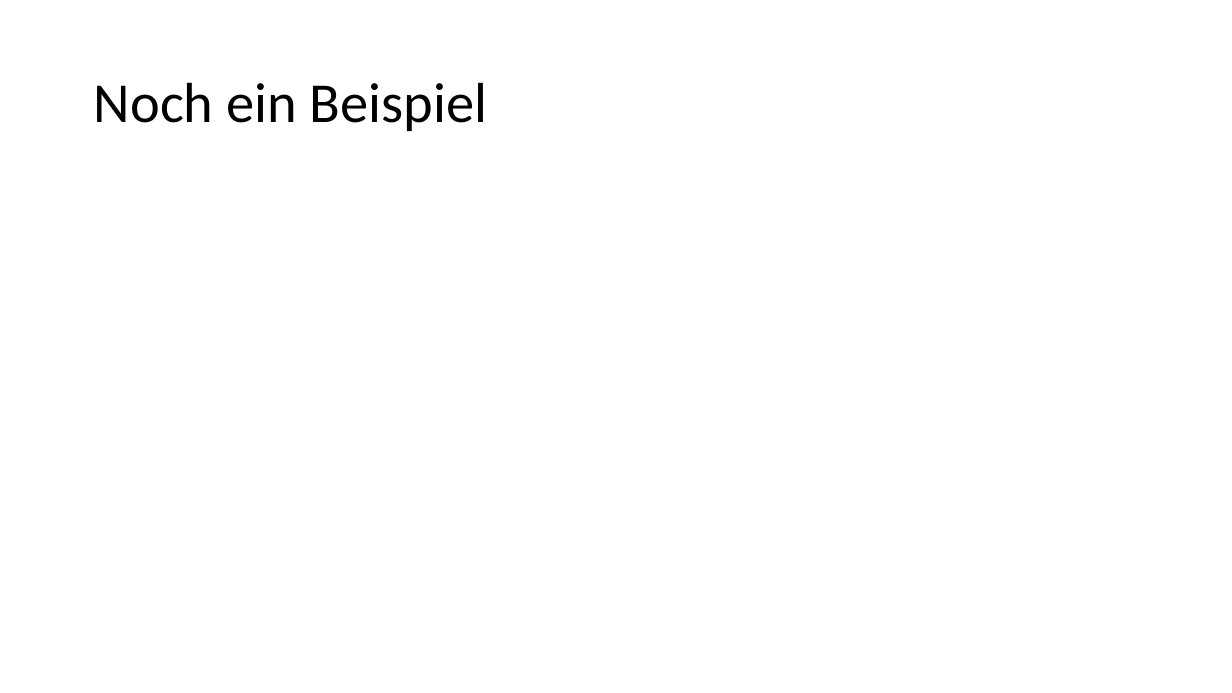
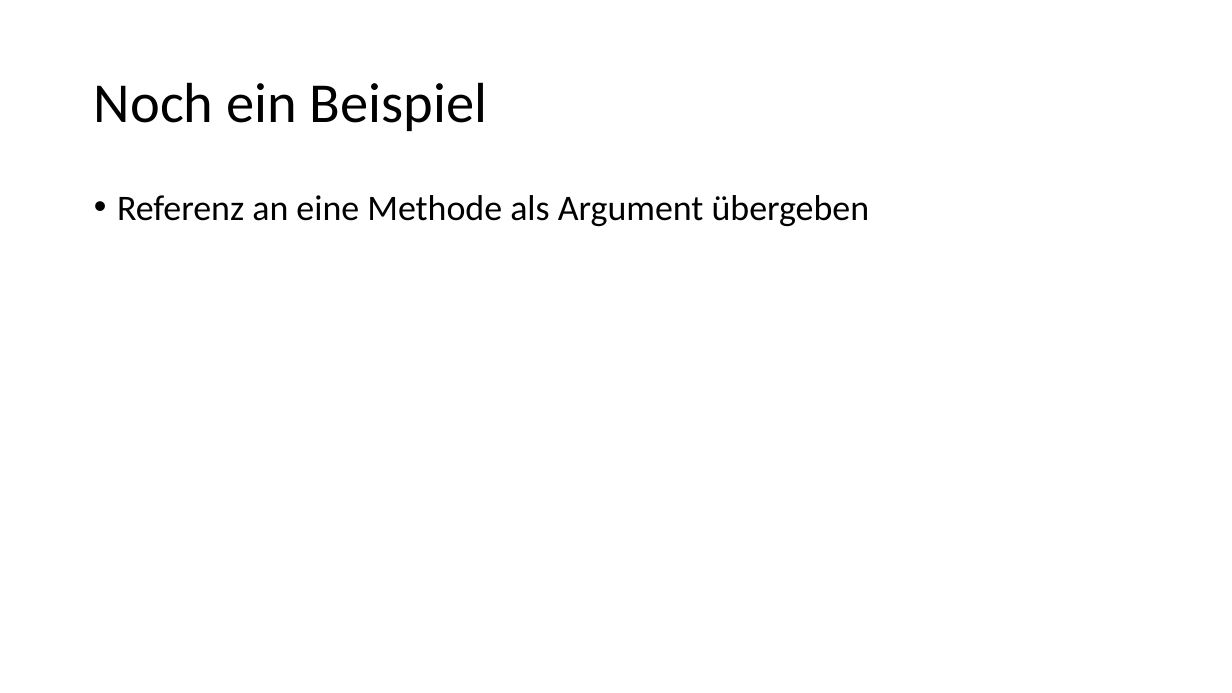
Before and after one commit to ccjavadozent/oca_162982, a slide deck: slide 8 of Diagramme/Klassen Objekte Referenzen.pptx. Drawn at 1232x693 pixels with LibreOffice and Linux fonts; fonts in the diff are those of the drawing. Boxes give left, top, right and bottom in pixels: in the first picture for what was removed or moved away, otherwise in the second. Text is boxed around its words. In the diff, an @@ line names an element or a change of style, - is before the commit and + after.

```diff
--- a/Diagramme/Klassen Objekte Referenzen.pptx
+++ b/Diagramme/Klassen Objekte Referenzen.pptx
@@ text added at <box>117,195,870,226</box>, 28 pt, text #000000 @@
+• Referenz an eine Methode als Argument übergeben
```
Also in this commit, not shown: 14 slides added, 3 other files.
